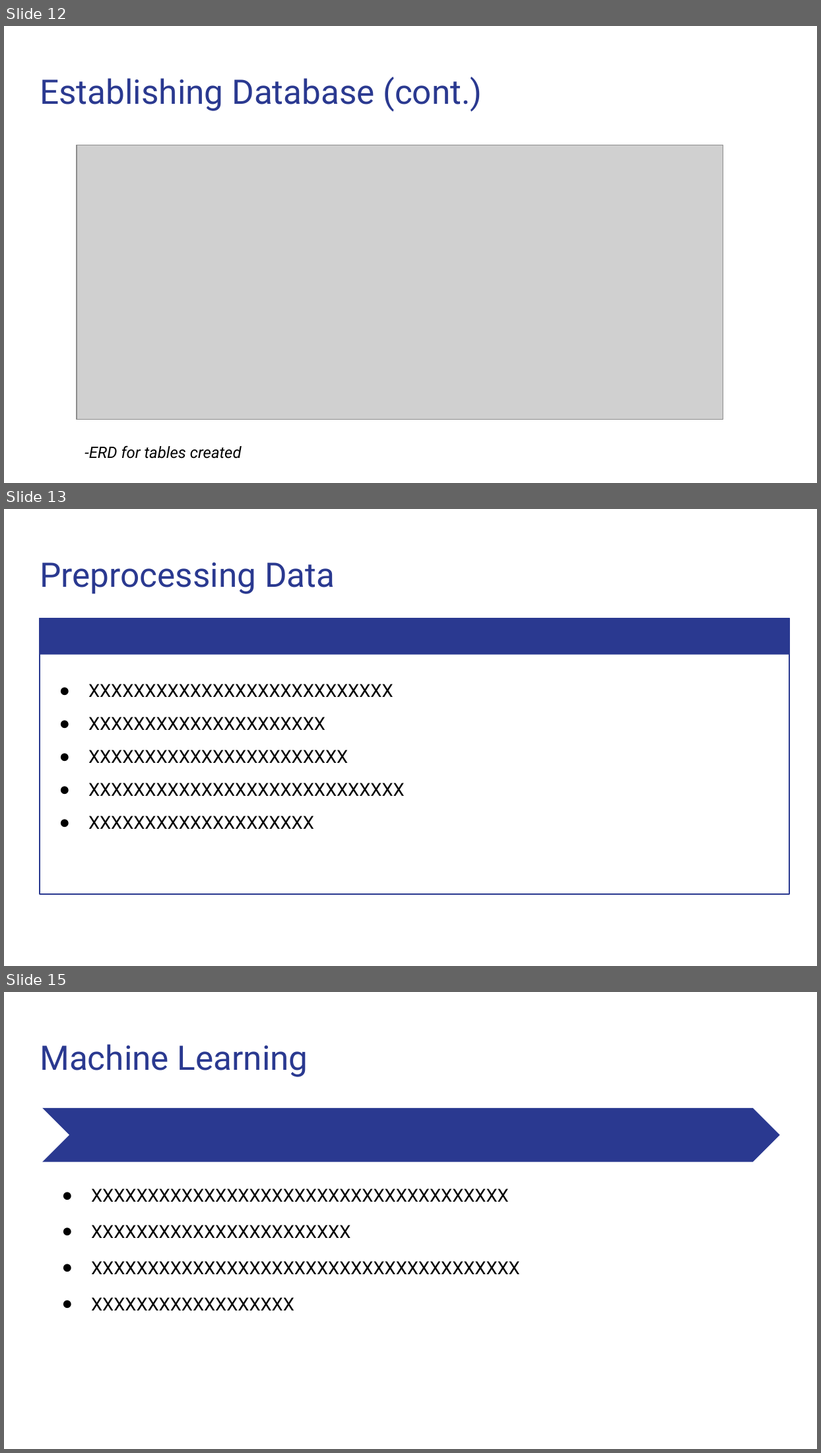
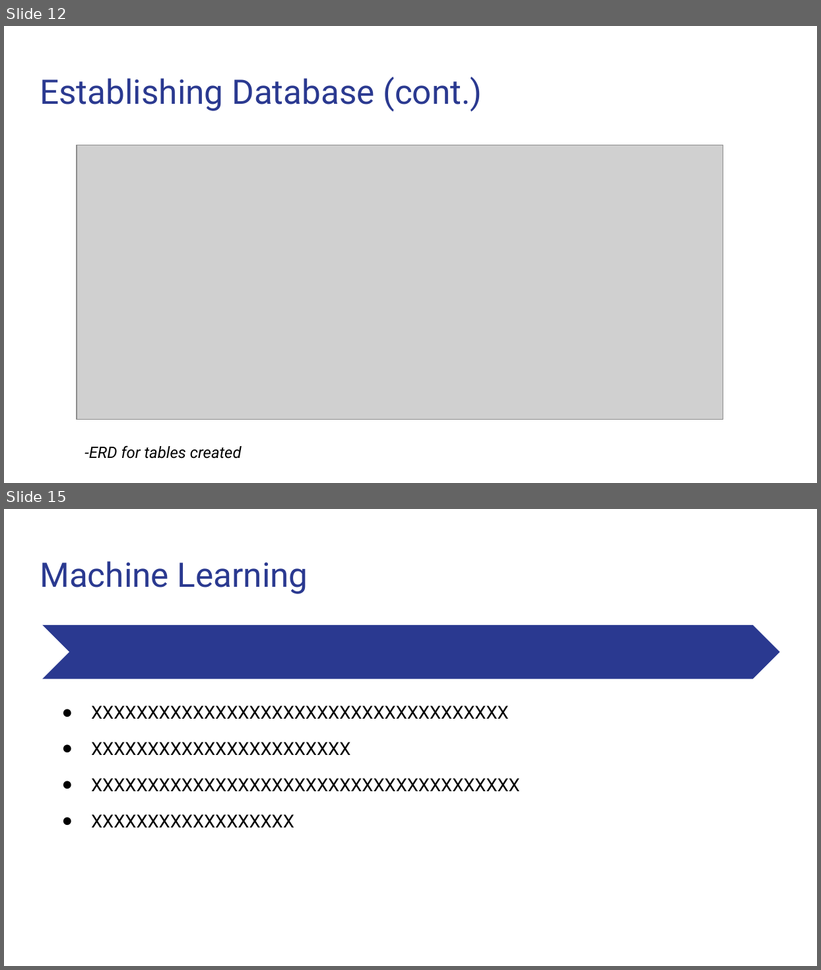
Before and after one commit to Magzzie/COVID-19_Analysis, a slide deck: COVID-19 Analysis.pptx. Shown one above the other, each under a label of ours: slides 12, 13 and 15 before the commit, slides 12 and 15 after it; the slides between them are not shown. The pictures are 821x1453 and 821x970 pixels, drawn with LibreOffice and Linux fonts; fonts in the diff are those of the drawing; grey boxes stand for pictures. Boxes give left, top, right and bottom in pixels: in the first picture for what was removed or moved away, otherwise in the second. Text is boxed around its words. In the diff, an @@ line names an element or a change of style, - is before the commit and + after.

```diff
--- a/COVID-19 Analysis.pptx
+++ b/COVID-19 Analysis.pptx
@@ slide 13 removed at [4, 509, 817, 966], background #FFFFFF @@
@@ title removed at [40, 562, 335, 594] @@
-Preprocessing Data
@@ rectangle removed at [40, 618, 789, 655] @@
@@ rectangle removed at [40, 618, 789, 894] @@
-● XXXXXXXXXXXXXXXXXXXXXXXXXXX
-● XXXXXXXXXXXXXXXXXXXXX
-● XXXXXXXXXXXXXXXXXXXXXXX
-● XXXXXXXXXXXXXXXXXXXXXXXXXXXX
-● XXXXXXXXXXXXXXXXXXXX
```
Also in this commit, not shown: 1 slide changed, 1 slide added.
